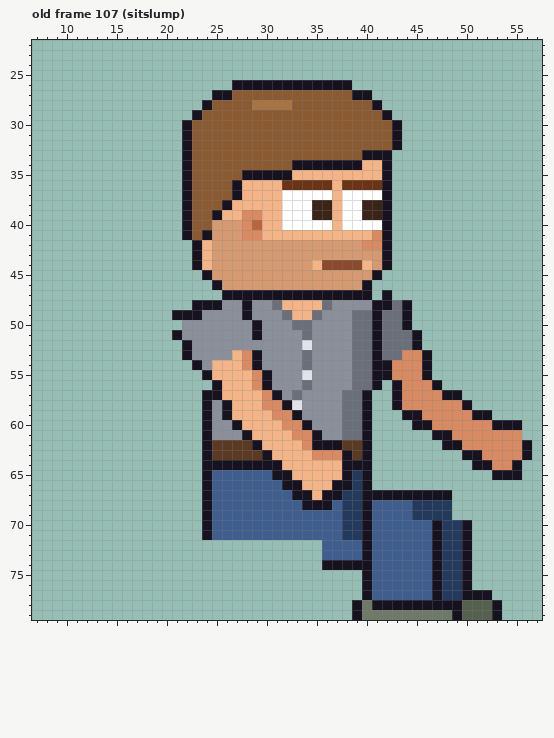
Edited in one commit: pixel-art file (sprites/expo/expo_atta_right_anim.aseprite). Above: the version before the commit.
64x80 pixels, 129 frames. Colours within 5 levels of each other are drawn and written as one. Shown: old frame 107 (sitslump): x 7..57, y 22..79. The commit also changed other frames, which this record leaves out.
After the commit:
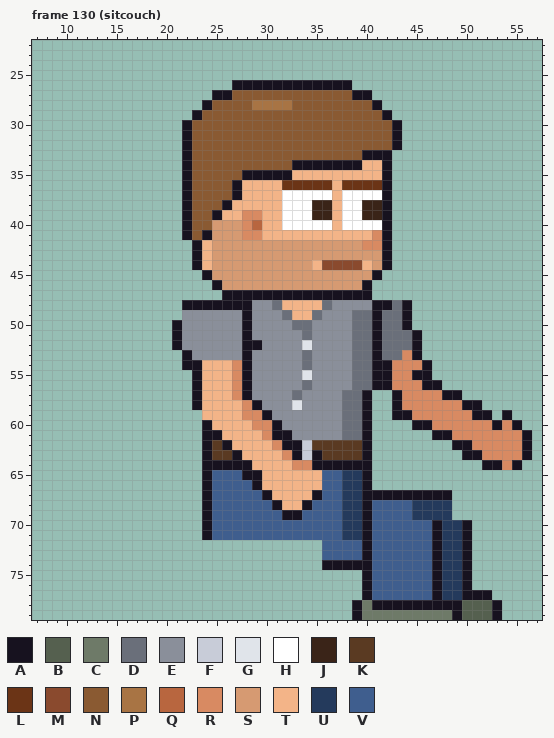
Palette (. is transparent): A #17121f  B #55604f  C #6e7a68  D #6a6f7a  E #8a8f9a  F #c8ccd8  G #e0e4ea  H #ffffff  J #3a2418  K #5a3a22  L #6b3416  M #8a4a2e  N #8a5a32  P #a87444  Q #b8663f  R #d88a62  S #d69a72  T #f3b488  U #243a5c  V #3f5e8e
A new or re-ordered frame is compared with the old frame closest to it.
Difference:
frames 129 -> 135
Frame 130 (sitcouch) is new; against old frame 107 (sitslump), layers "Near Arm", "Back Arm":
The author put colour A in row 48 at x 22; in row 50 at x 21; in row 52 at x 21; in row 54 at x 22; in row 55 at x 23; in row 56 at x 23 and 42.
The author put colour A in row 57 at x 23; in row 58 at x 23 and 51; in row 59 at x 43 and 54; in row 61 at x 56.
Colour E becomes colour A in row 48 at x 26 to 27; in rows 50 to 51 at x 28; in row 52 at x 28 to 29; in row 61 at x 25.
Colour K becomes colour A in row 62 at x 26; in row 63 at x 27.
Colour R becomes colour A in row 53 at x 28 and 45; in row 54 at x 28; in row 55 at x 45; in row 56 at x 46; in row 62 at x 50; in row 63 at x 35.
Colour R becomes colour A in row 64 at x 53.
Colour T becomes colour A in rows 55 to 57 at x 28; in row 58 at x 29; in row 59 at x 30; in row 60 at x 31; in row 61 at x 31 to 32; in row 62 at x 32 to 33.
Colour T becomes colour A in row 63 at x 33; in row 64 at x 35 to 37; in row 67 at x 35.
Colour V becomes colour A in row 65 at x 28 to 29; in row 66 at x 29; in row 67 at x 30; in row 68 at x 31; in row 69 at x 32 to 33.
Colour A becomes colour E in row 49 at x 22 to 23; in rows 50 to 51 at x 29; in row 52 at x 22; in rows 53 to 54 at x 29; in rows 55 to 56 at x 30; in row 57 at x 31.
Colour A becomes colour E in row 58 at x 32; in row 59 at x 33; in row 60 at x 34; in row 61 at x 35.
Colour R becomes colour E in rows 55 to 56 at x 29; in row 57 at x 30; in row 58 at x 30 to 31; in row 59 at x 31 to 32; in row 60 at x 32 to 33; in row 61 at x 33 to 34.
Colour T becomes colour E in row 53 at x 27; in row 57 at x 29.
Colour R becomes colour F in row 62 at x 34.
Colour T becomes colour F in row 63 at x 34.
Colour A becomes colour K in row 62 at x 35 to 37; in row 63 at x 38.
Colour R becomes colour K in row 63 at x 36 to 37.
Colour A becomes colour R in row 56 at x 43; in row 59 at x 45; in row 60 at x 54.
Colour T becomes colour R in rows 54 to 57 at x 27; in row 58 at x 28; in row 59 at x 28 to 29; in row 60 at x 29 to 30; in row 61 at x 30; in row 62 at x 31.
Colour T becomes colour R in row 63 at x 32; in row 64 at x 33 to 34.
The author put colour T in row 56 at x 24.
Colour A becomes colour T in row 55 at x 24; in row 56 at x 25; in row 57 at x 24 to 25; in rows 58 to 59 at x 24 and 26; in row 60 at x 27; in row 61 at x 28.
Colour A becomes colour T in row 62 at x 29; in row 63 at x 30; in row 64 at x 29 to 31; in row 65 at x 31 to 32; in row 66 at x 32 to 33; in row 67 at x 33 to 34.
Colour E becomes colour T in row 54 at x 24; in rows 58 to 59 at x 25; in row 60 at x 25 to 26; in row 61 at x 26 to 27.
Colour K becomes colour T in row 62 at x 27 to 28; in row 63 at x 28 to 29.
Colour V becomes colour T in row 65 at x 30; in row 66 at x 30 to 31; in row 67 at x 31 to 32; in row 68 at x 32 to 33.
Colour A becomes colour U in rows 65 to 66 at x 38.
Colour A becomes colour V in row 66 at x 37; in row 67 at x 36 to 37; in row 68 at x 35 to 36.
Colour T becomes colour V in row 65 at x 36 to 37; in row 66 at x 36.
Colour A is removed in row 47 at x 42; in row 49 at x 21; in row 53 at x 46; in row 62 at x 48; in row 64 at x 51; in row 65 at x 53 to 55.
Changed places in both pictures, as pixel boxes (x1, y1, x2, y2):
erased: (382, 290, 392, 300)
changed: (172, 300, 352, 520)
changed: (382, 350, 532, 480)
